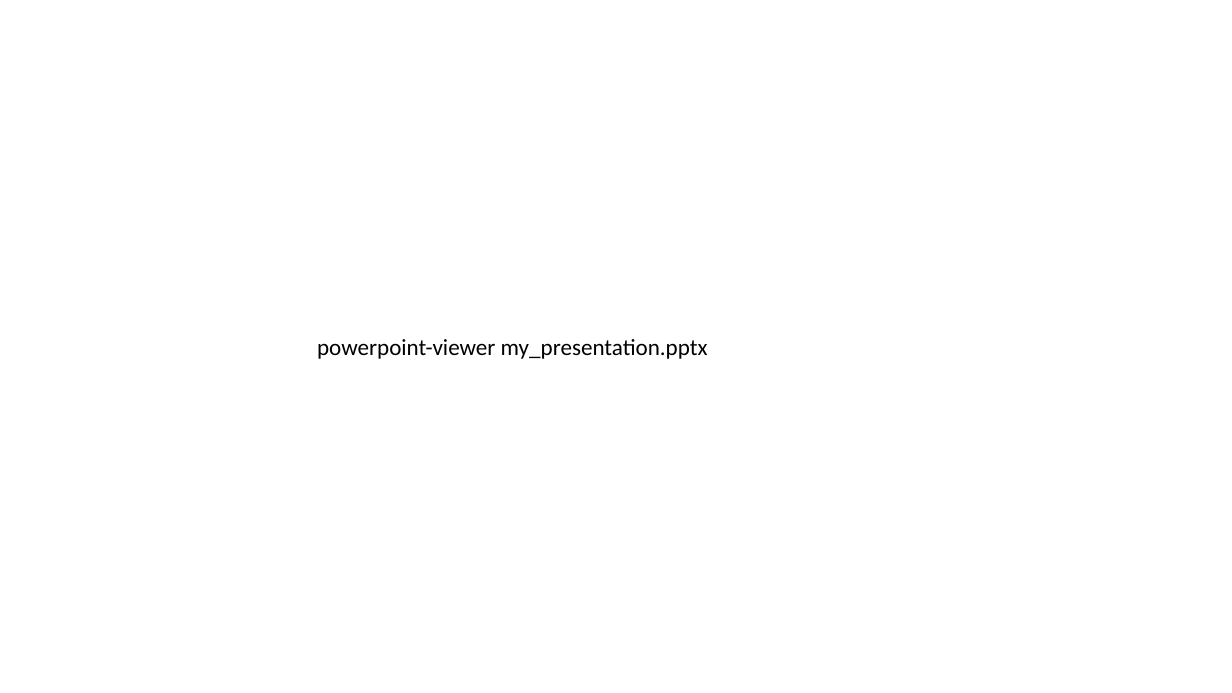
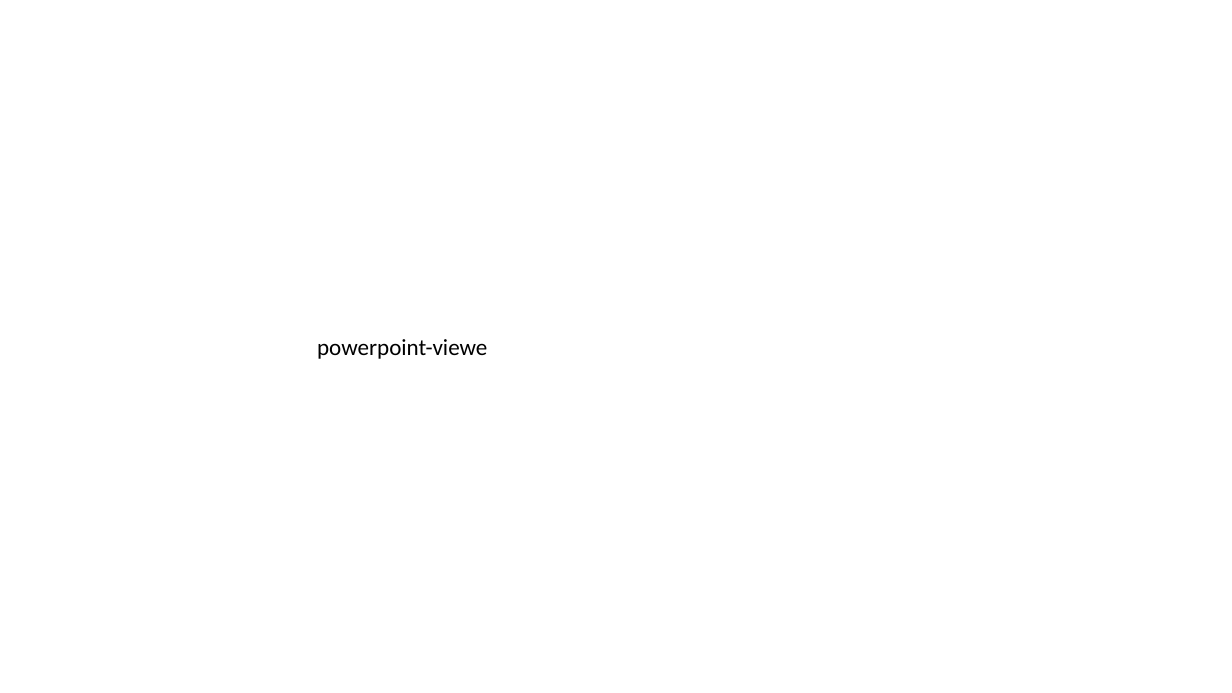
Before and after one commit to Vershith/test-ppt, a slide deck: slide 2 of git for org.pptx. Drawn at 1232x693 pixels with LibreOffice and Linux fonts; fonts in the diff are those of the drawing. Boxes give left, top, right and bottom in pixels: in the first picture for what was removed or moved away, otherwise in the second. Text is boxed around its words. In the diff, an @@ line names an element or a change of style, - is before the commit and + after.

Commit message:
new

```diff
--- a/git for org.pptx
+++ b/git for org.pptx
@@ text at (317,339,487,359): text changed @@
-powerpoint-viewer my_presentation.pptx
+powerpoint-viewe
```
